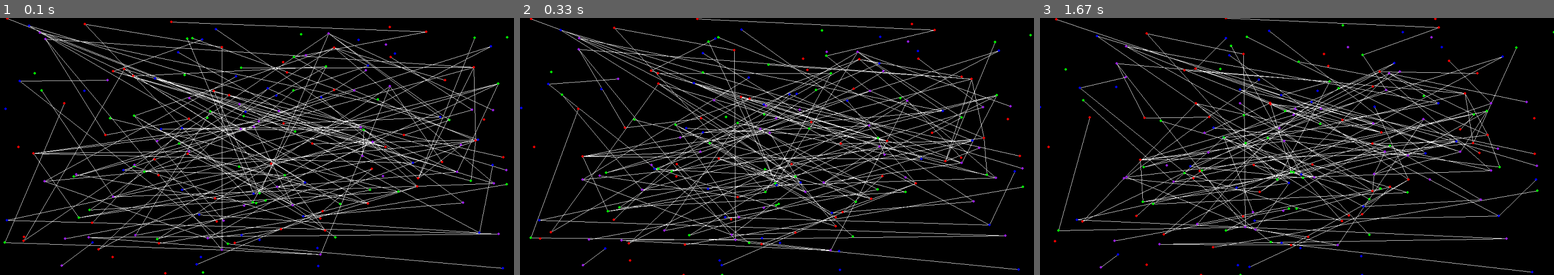
Above: before the commit, frames 1-3 (left to right).
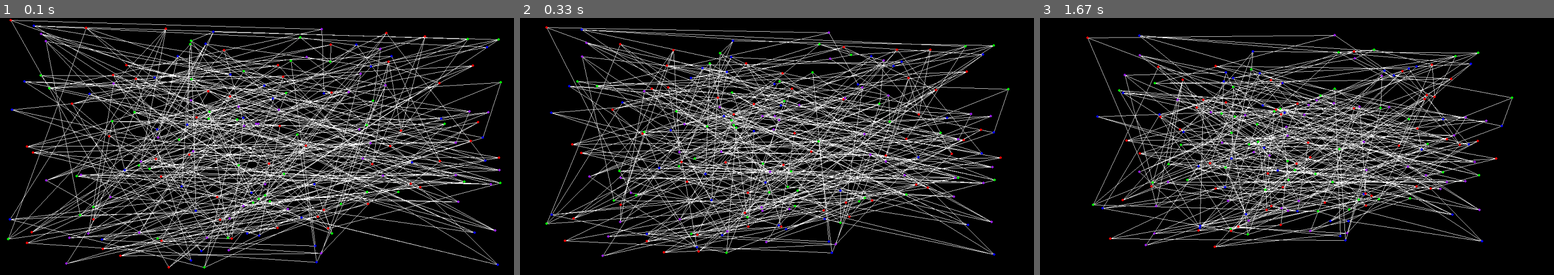
Above: after the commit, the same moments.

Repository: stormKx18/cic_algoritmos_proyecto5_Christian_Jaime
Game: pygame game, started from src/ejemplos_pygame.py
The game is run twice, just before and just after one commit, with the same random seed, the same clock (stepped at 60 frames per second) and the same inputs.
Inputs:
- Up to frame 1 (0.1 s): no input
- Up to frame 2 (0.33 s): no input
- Up to frame 3 (1.67 s): tap Space at 0.33, 0.67, 1 s

The runs differ from the first frame. In frame 1, 39% of the frame differs, in the area x 0-99%, y 0-100%; in frame 2, 35%; in frame 3, 29%.

Commit message:
optimization

Diff:
--- a/src/Grafo.py
+++ b/src/Grafo.py
@@ -45,6 +45,8 @@
             self.aristas[nueva_arista.id]=nueva_arista
             self.nodos[source].grado+=1 #aumentar el grado del nodo
             self.nodos[target].grado+=1 #aumentar el grado del nodo
+            self.nodos[source].vecinos.append(target)
+            self.nodos[target].vecinos.append(source)
         except:
             print('***Error - Checar que los nodos se hayan decalarado previamente!***')
 
@@ -447,11 +449,10 @@
     def calculateSprings(self):
         for key, value in self.nodos.items():
 
-            #value.coordenadas[0]+=1
-            vecinos = self.nodosConectados(value.id)
+            vecinos = self.nodos[value.id].vecinos
             fx=0
             fy=0
-            #Atraction force
+            #Attraction force
             for i in vecinos:
                 d=math.sqrt((self.nodos[i].coordenadas[0]-value.coordenadas[0])**2+(self.nodos[i].coordenadas[1]-value.coordenadas[1])**2)
                 if d<50: #30
--- a/src/Nodo.py
+++ b/src/Nodo.py
@@ -17,6 +17,7 @@
     self.distancia=float('inf')
     self.coordenadas=[randint(1,sizeX),randint(1,sizeY)] #x,y
     self.color=colors[randint(0,(len(colors)-1))] #Pick a random color
+    self.vecinos=[]
 
   def __str__(self):
       return str(self.id)
--- a/src/ejemplos_pygame.py
+++ b/src/ejemplos_pygame.py
@@ -30,19 +30,21 @@
 gfMalla.display()
 gfMalla.playSpringAnimation("grafo Malla 100 nodos")
 '''
-
+gfMalla = grafoMalla(15,12,dirigido=False)
+gfMalla.display()
+gfMalla.playSpringAnimation("grafo Malla 180 nodos")
 '''
 #gfErdosReny - 100 nodos
 gfErdosReny = grafoErdosRenyi(n=100, m=100, dirigido=False, auto=False)
 gfErdosReny.display()
 gfErdosReny.playSpringAnimation("grafo Erdos Renyi 100 nodos")
 '''
-
+'''
 #gfErdosReny - 500 nodos
 gfErdosReny = grafoErdosRenyi(n=180, m=150, dirigido=False, auto=False)
 gfErdosReny.display()
 gfErdosReny.playSpringAnimation("grafo Erdos Renyi 180 nodos")
-
+'''
 
 '''
 #grafoGilbert - 100 nodos
